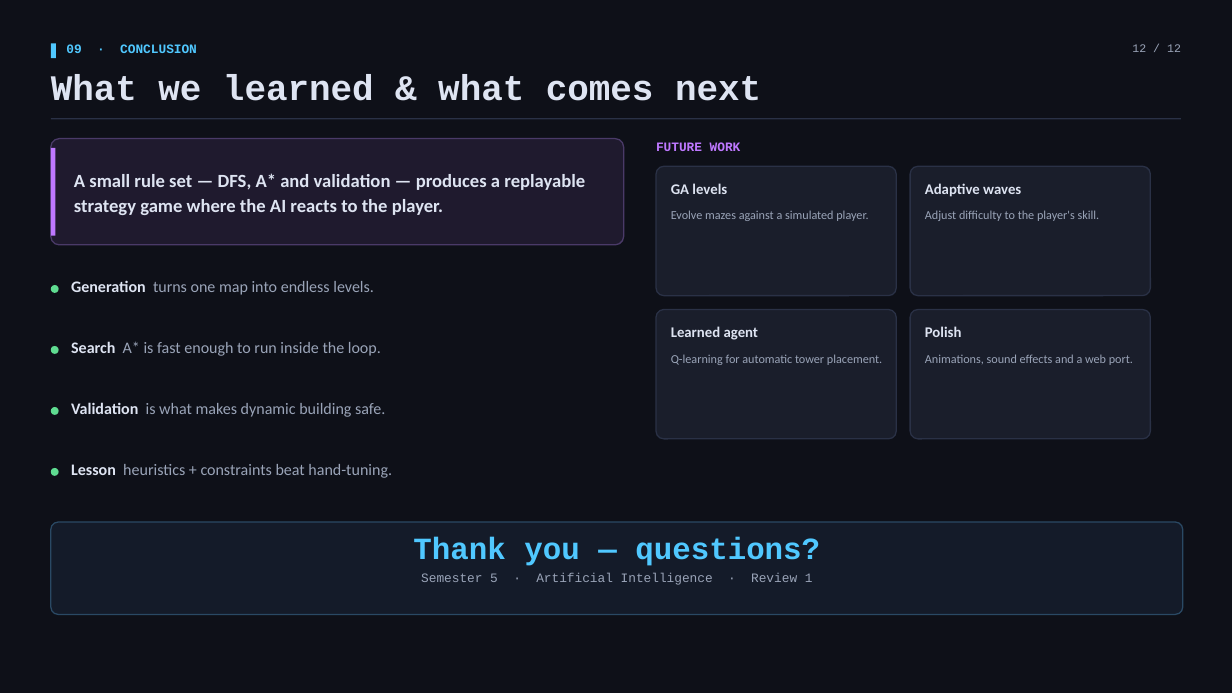
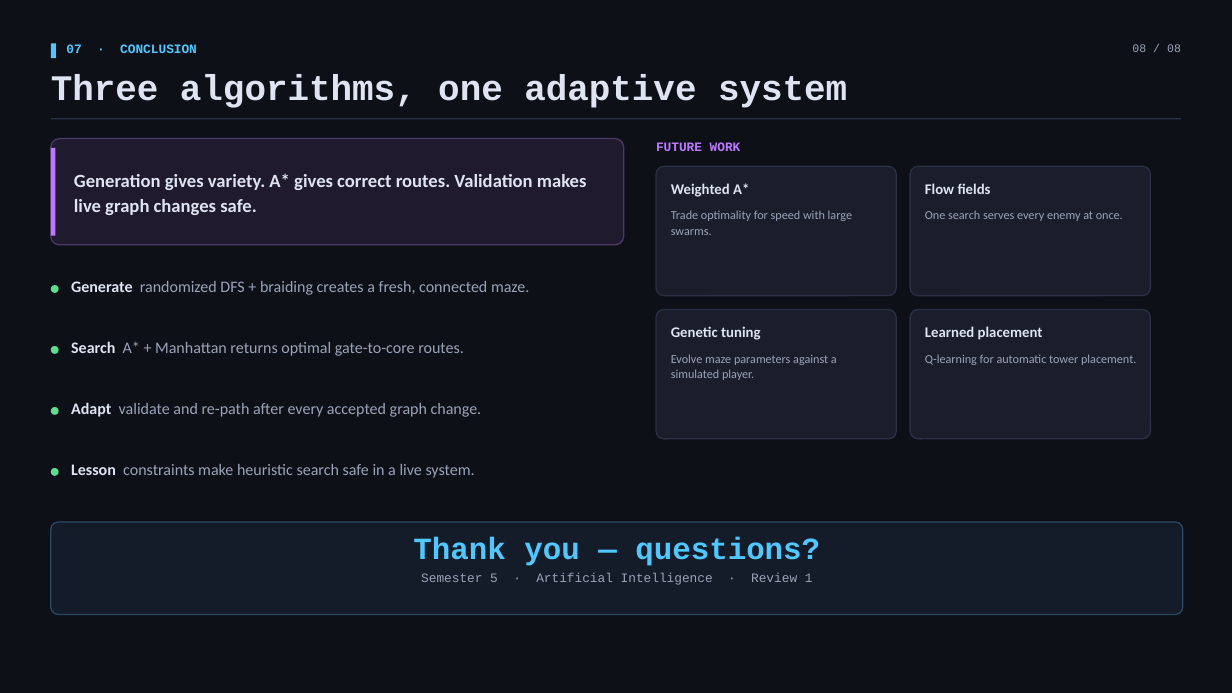
Before and after one commit to ArnavPednekar/Collage, a slide deck: slide 8 of SEM 5/AI/AiProject/AI_Tower_Defense.pptx (slide 12 before the commit). Drawn at 1232x693 pixels with LibreOffice and Linux fonts; fonts in the diff are those of the drawing. Boxes give left, top, right and bottom in pixels: in the first picture for what was removed or moved away, otherwise in the second. Text is boxed around its words. In the diff, an @@ line names an element or a change of style, - is before the commit and + after.

```diff
--- a/SEM 5/AI/AiProject/AI_Tower_Defense.pptx
+++ b/SEM 5/AI/AiProject/AI_Tower_Defense.pptx
@@ text at [66,44,197,53]: text changed @@
-09 · CONCLUSION
+07 · CONCLUSION
@@ text at [1132,44,1181,52]: text changed @@
-12 / 12
+08 / 08
@@ text at [51,75,847,108]: text changed @@
-What we learned & what comes next
+Three algorithms, one adaptive system
@@ text at [74,173,587,215]: text changed @@
-A small rule set — DFS, A* and validation — produces a replayable strategy game where the AI reacts to the player.
+Generation gives variety. A* gives correct routes. Validation makes live graph changes safe.
@@ text at [671,183,749,197]: text changed @@
-GA levels
+Weighted A*
@@ text at [925,183,991,194]: text changed @@
-Adaptive waves
+Flow fields
@@ text at [671,210,852,235]: text changed @@
-Evolve mazes against a simulated player.
+Trade optimality for speed with large swarms.
@@ text at [925,210,1123,221]: text changed @@
-Adjust difficulty to the player's skill.
+One search serves every enemy at once.
@@ text at [71,281,529,295]: text changed @@
-Generation turns one map into endless levels.
+Generate randomized DFS + braiding creates a fresh, connected maze.
@@ text at [671,326,760,340]: text changed @@
-Learned agent
+Genetic tuning
@@ text at [925,326,1043,340]: text changed @@
-Polish
+Learned placement
@@ text at [71,341,464,356]: text changed @@
-Search A* is fast enough to run inside the loop.
+Search A* + Manhattan returns optimal gate-to-core routes.
@@ text at [671,354,837,380]: text changed @@
-Q-learning for automatic tower placement.
+Evolve maze parameters against a simulated player.
@@ text at [925,354,1136,365]: text changed @@
-Animations, sound effects and a web port.
+Q-learning for automatic tower placement.
@@ text at [71,402,482,417]: text changed @@
-Validation is what makes dynamic building safe.
+Adapt validate and re-path after every accepted graph change.
@@ text at [71,464,475,478]: text changed @@
-Lesson heuristics + constraints beat hand-tuning.
+Lesson constraints make heuristic search safe in a live system.
```
Also in this commit, not shown: 4 other slides changed, 3 slides added, 7 slides removed, 8 other files.
